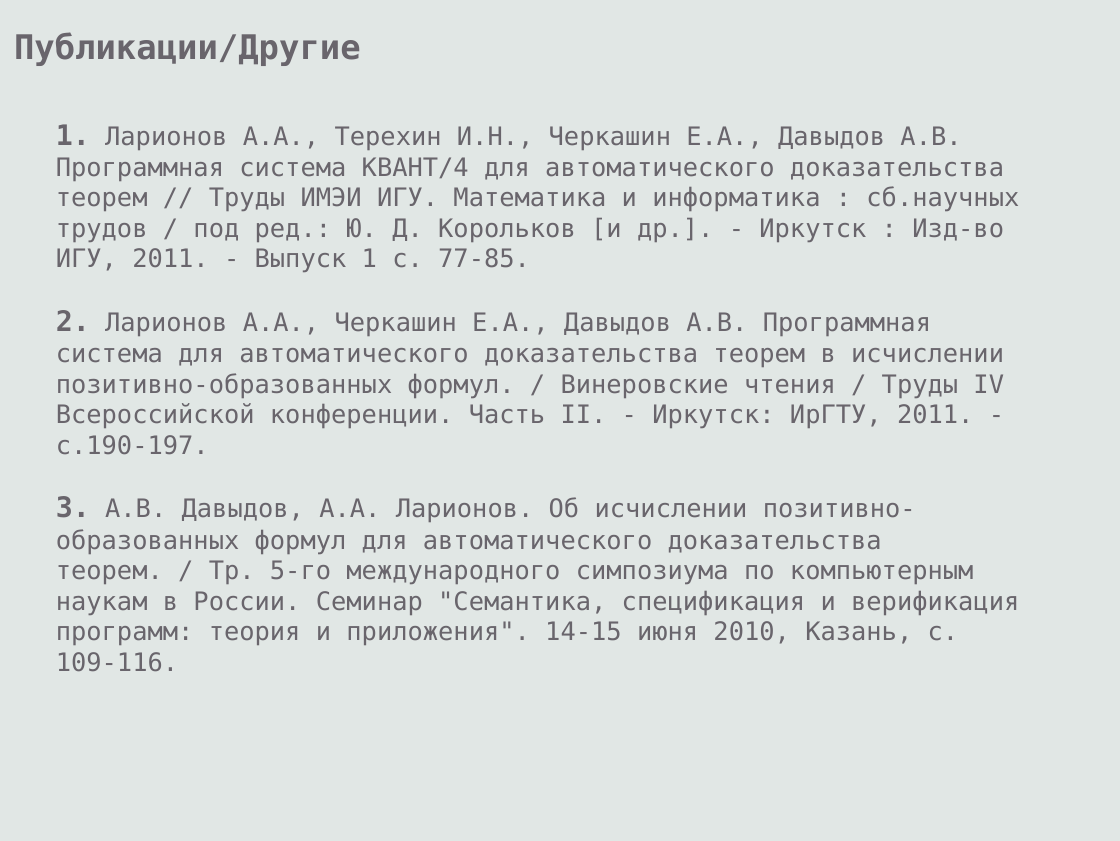
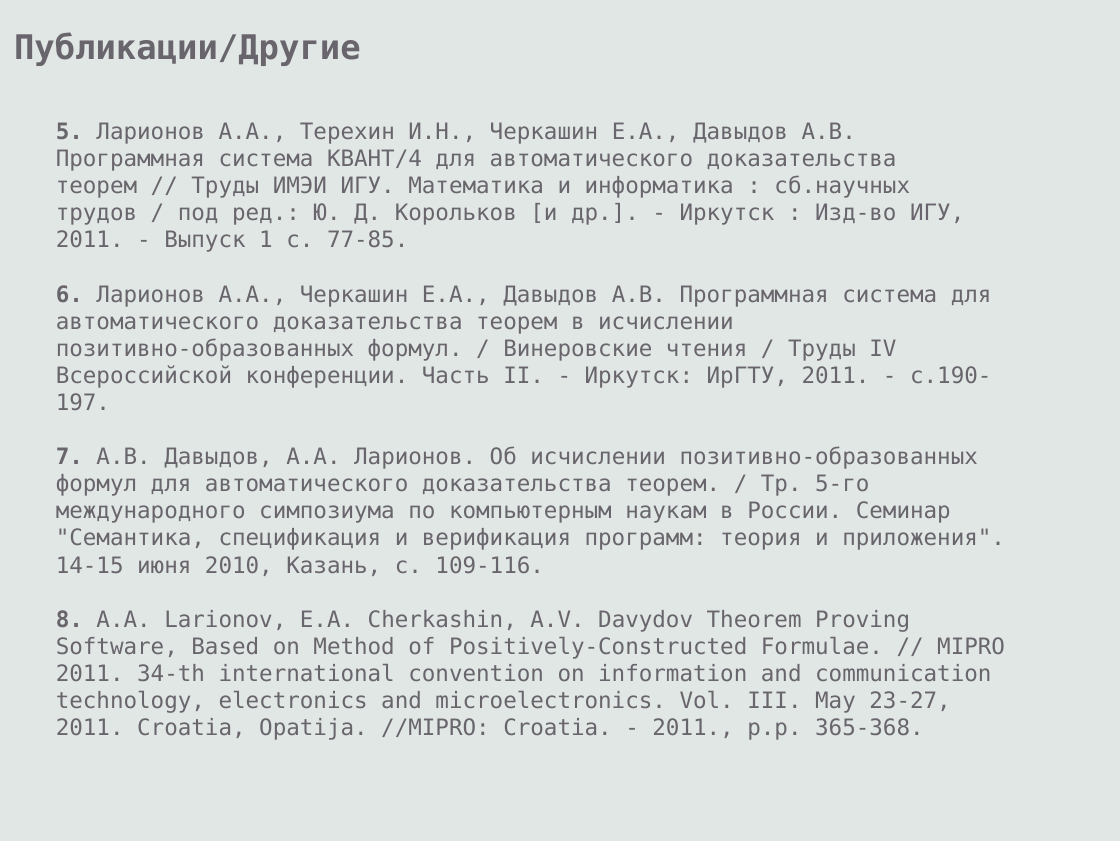
Before and after one commit to eugeneai/prisnif, a slide deck: slide 16 of brick/pres/pacman.odp (slide 13 before the commit). Drawn at 1120x841 pixels with LibreOffice and Linux fonts; fonts in the diff are those of the drawing. Boxes give left, top, right and bottom in pixels: in the first picture for what was removed or moved away, otherwise in the second. Text is boxed around its words. In the diff, an @@ line names an element or a change of style, - is before the commit and + after.

```diff
--- a/brick/pres/pacman.odp
+++ b/brick/pres/pacman.odp
@@ text at (x1=56, y1=122, x2=856, y2=144): text changed; size 18 to 16 pt @@
-1. Ларионов А.А., Терехин И.Н., Черкашин Е.А., Давыдов А.В.
+5. Ларионов А.А., Терехин И.Н., Черкашин Е.А., Давыдов А.В.
@@ text at (x1=56, y1=149, x2=991, y2=410): size 18 to 16 pt in "Программная система КВАНТ/4 для автоматического доказательст ...", "позитивно-образованных формул. / Винеровские чтения / Труды ...", "Всероссийской конференции. Часть II. - Иркутск: ИрГТУ, ..." @@
@@ text at (x1=56, y1=285, x2=992, y2=334): text changed; size 18 to 16 pt @@
-2. Ларионов А.А., Черкашин Е.А., Давыдов А.В. Программная система для автоматического доказательства теорем в исчислении
+6. Ларионов А.А., Черкашин Е.А., Давыдов А.В. Программная система для автоматического доказательства теорем в исчислении
@@ text at (x1=56, y1=446, x2=1005, y2=740): text changed; size 18 to 16 pt @@
-3. А.В. Давыдов, А.А. Ларионов. Об исчислении позитивно-образованных формул для автоматического доказательства теорем. / Тр. 5-го международного симпозиума по компьютерным наукам в России. Семинар "Семантика, спецификация и верификация программ: теория и приложения". 14-15 июня 2010, Казань, с. 109-116.
+7. А.В. Давыдов, А.А. Ларионов. Об исчислении позитивно-образованных формул для автоматического доказательства теорем. / Тр. 5-го международного симпозиума по компьютерным наукам в России. Семинар "Семантика, спецификация и верификация программ: теория и приложения". 14-15 июня 2010, Казань, с. 109-116.
+8. A.A. Larionov, E.A. Cherkashin, A.V. Davydov Theorem Proving
+Software, Based on Method of Positively-Constructed Formulae. // MIPRO 2011. 34-th international convention on information and communication technology, electronics and microelectronics. Vol. III. May 23-27, 2011. Croatia, Opatija. //MIPRO: Croatia. - 2011., p.p. 365-368.
```
Also in this commit, not shown: 7 other slides changed, 3 slides added, 4 other files.
